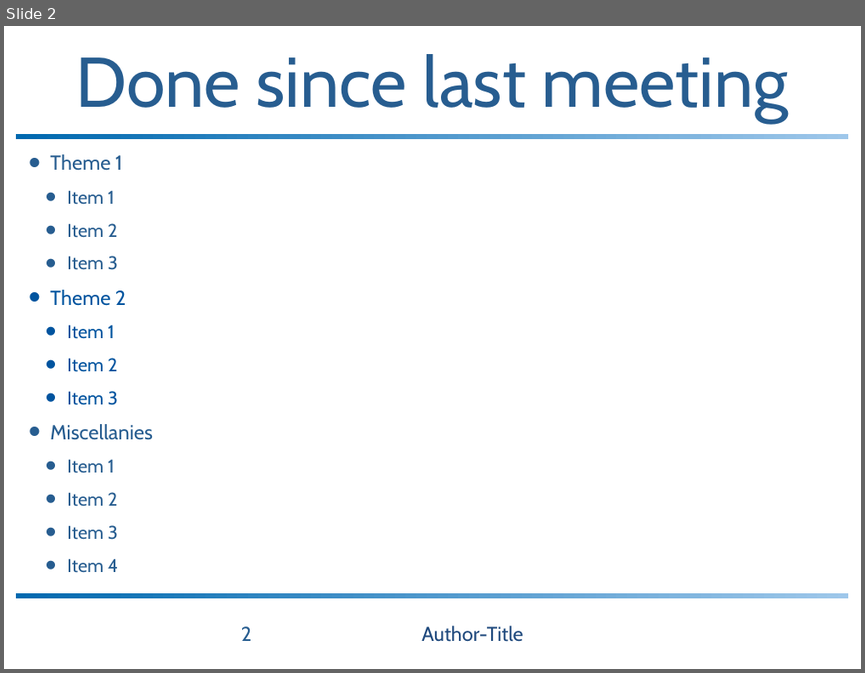
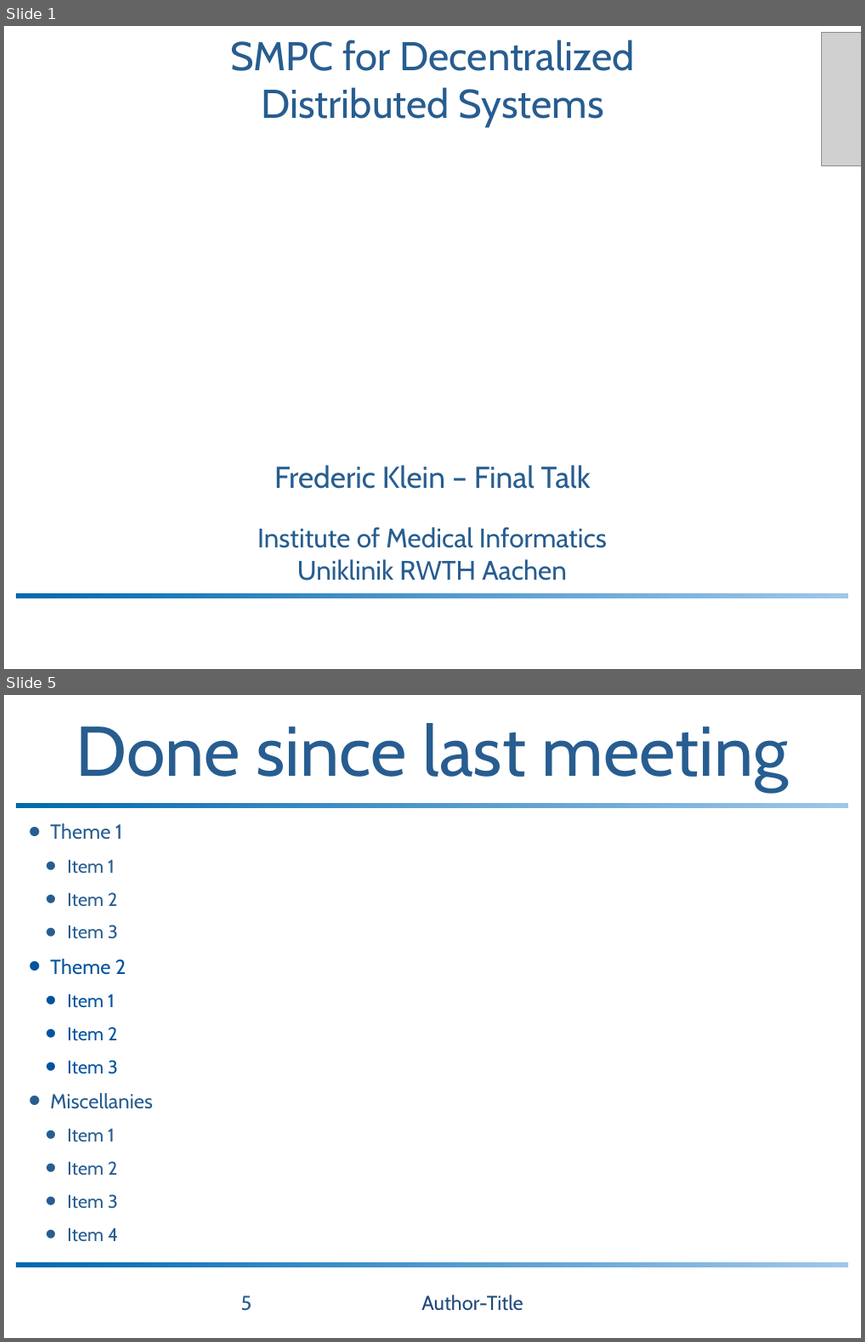
Before and after one commit to frederic-klein/thesis, a slide deck: talks/final/Presentation (Powerpoint).pptx. Shown one above the other, each under a label of ours: slide 2 before the commit, slides 1 and 5 after it; the slides between them are not shown. The pictures are 865x673 and 865x1342 pixels, drawn with LibreOffice and Linux fonts; fonts in the diff are those of the drawing; grey boxes stand for pictures; background and template pictures are left out. Boxes give left, top, right and bottom in pixels: in the first picture for what was removed or moved away, otherwise in the second. Text is boxed around its words. In the diff, an @@ line names an element or a change of style, - is before the commit and + after.

```diff
--- a/talks/final/Presentation (Powerpoint).pptx
+++ b/talks/final/Presentation (Powerpoint).pptx
@@ slide 1 added at [4,26,861,669], background #FFFFFF; not listed: 1 template element that a slide beside it also shows @@
@@ title added at [230,40,634,127], 48 pt, text #275D90 @@
+SMPC for Decentralized
+Distributed Systems
@@ picture added at [822,32,861,165] @@
@@ text added at [274,465,590,488], 36 pt, text #275D90 @@
+Frederic Klein – Final Talk
@@ text added at [257,527,607,580], 32 pt, text #275D90 @@
+Institute of Medical Informatics
+Uniklinik RWTH Aachen
@@ what was slide 2 is now slide 5 @@
@@ page number at [241,1295,252,1310]: text changed @@
-2
+5
```
Also in this commit, not shown: 3 other slides added, 1 slide removed, 33 other files.
